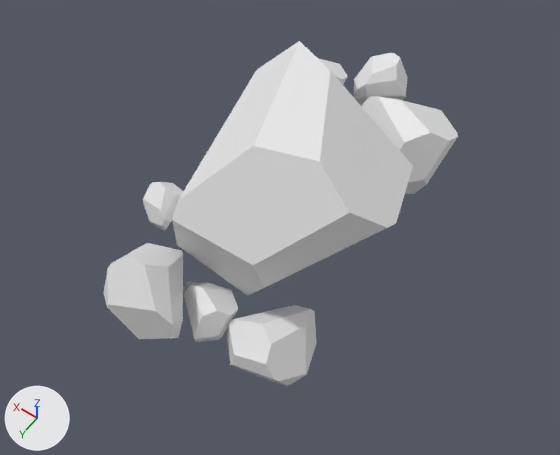
An edit to the Blender file Assets/Rendering/Models/Items/iron.blend, drawn before and after from the same camera.
Rendered twice from a 50 mm lens placed at (-0.413, 0.573, 0.835), pointed at (-0.052, 0.067, 0.04). Arrows for +X, +Y and +Z are at lower left; the lights stay in place.
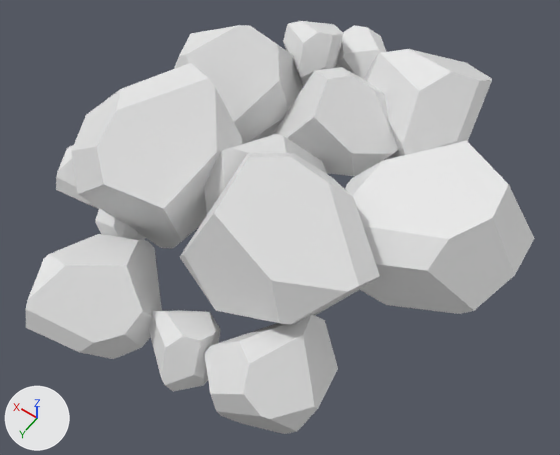
What differs and where, as boxes (x1, y1, x2, y2) in the pictures (560 x 455 px; the box of a moved part takes in the faces that stretch with it):
'Sphere', reshaped (44% wider, 20% taller)
    before: (103, 41, 458, 386)
    after: (25, 21, 535, 434)
part 1 of me_sphere, moved or reshaped
    before: (172, 41, 413, 296)
    after: (204, 134, 327, 214)
part 2 of me_sphere, moved or reshaped
    before: (103, 243, 183, 339)
    after: (25, 234, 162, 359)
part 3 of me_sphere, moved or reshaped
    before: (362, 96, 458, 194)
    after: (364, 49, 492, 160)
part 4 of me_sphere, moved or reshaped
    before: (318, 58, 347, 85)
    after: (283, 21, 343, 87)
part 5 of me_sphere, moved or reshaped
    before: (183, 282, 238, 342)
    after: (149, 310, 221, 392)
part 6 of me_sphere, moved or reshaped
    before: (226, 305, 316, 386)
    after: (204, 315, 338, 434)
part 7 of me_sphere, moved or reshaped
    before: (354, 53, 408, 104)
    after: (336, 25, 386, 79)
part 8 of me_sphere, moved or reshaped
    before: (143, 182, 184, 231)
    after: (95, 208, 145, 240)
part 9 of me_sphere, added
    after: (174, 25, 303, 144)
part 10 of me_sphere, added
    after: (273, 67, 399, 176)
part 11 of me_sphere, added
    after: (345, 141, 535, 314)
part 12 of me_sphere, added
    after: (180, 153, 380, 325)
part 13 of me_sphere, added
    after: (71, 63, 242, 248)
part 14 of me_sphere, added
    after: (56, 146, 99, 209)

The change, as a list of edits to the scene's bpy script:
```text
Change me_sphere:
    where me_sphere.from_pydata(...)  # 224 vertices, 128 faces; spans x -0.208..0.124, y -0.256..0.288, z -0.083..0.243
    me_sphere part 1: the loose piece of 28 vertices spanning x -0.208..0.086, y -0.111..0.188, z -0.041..0.243 is multiplied about its middle by the matrix ((-0.007, 0.155, 0.598), (-0.099, 0.59, -0.154), (-0.61, -0.098, 0.018)), then moved by (0.037, 0.011, -0.039)
    me_sphere part 2: the loose piece of 28 vertices spanning x -0.031..0.082, y 0.169..0.288, z -0.044..0.093 is multiplied about its middle by the matrix ((-0.683, 0.985, 0.53), (0.494, -0.292, 1.178), (1.003, 0.813, -0.219)), then moved by (0.054, 0.043, -0.012)
    me_sphere part 3: the loose piece of 28 vertices spanning x -0.178..-0.023, y -0.208..-0.075, z -0.025..0.115 is multiplied about its middle by the matrix ((1.254, -0.002, 0.378), (0.052, 1.299, -0.165), (-0.375, 0.173, 1.243)), then moved by (-0.003, -0.042, 0.025)
    me_sphere part 4: the loose piece of 28 vertices spanning x 0.001..0.088, y -0.192..-0.118, z 0.036..0.115 is turned 20 degrees about the y axis through the mesh origin and scaled by 1.31
    me_sphere part 5: the loose piece of 28 vertices spanning x -0.071..0.015, y 0.163..0.238, z -0.052..0.027 is turned 20 degrees about the y axis through the mesh origin and scaled by 1.31
    me_sphere part 6: the loose piece of 28 vertices spanning x -0.181..-0.061, y 0.114..0.234, z -0.083..0.032 is turned 20 degrees about the y axis through the mesh origin and scaled by 1.31
    me_sphere part 7: the loose piece of 28 vertices spanning x -0.067..0.009, y -0.256..-0.183, z 0.024..0.104 is multiplied about its middle by the matrix ((-0.016, -1.287, 0.241), (1.309, -0.008, 0.045), (-0.042, 0.242, 1.287)), then moved by (0.047, -0.048, -0.017)
    me_sphere part 8: the loose piece of 28 vertices spanning x 0.073..0.124, y 0.094..0.153, z 0.007..0.076 is turned 20 degrees about the y axis through the mesh origin and scaled by 1.31
    me_sphere part 9: the loose piece of 28 vertices spanning x 0.001..0.088, y -0.192..-0.118, z 0.036..0.115 is copied, and the copy is multiplied about its middle by the matrix ((0.344, -2.25, -2.0), (1.944, -1.371, 1.877), (-2.299, -1.497, 1.287)), then moved by (0.11, 0.062, -0.06); it spans x 0.048..0.275, y -0.217..0.035, z -0.085..0.167
    me_sphere part 10: the loose piece of 28 vertices spanning x -0.067..0.009, y -0.256..-0.183, z 0.024..0.104 is copied, and the copy is multiplied about its middle by the matrix ((0.002, 1.009, -1.68), (1.933, -0.277, -0.164), (-0.322, -1.657, -0.996)), then moved by (0.006, 0.103, -0.005); it spans x -0.119..0.057, y -0.187..-0.045, z -0.02..0.149
    me_sphere part 11: the loose piece of 28 vertices spanning x -0.208..0.086, y -0.111..0.188, z -0.041..0.243 is copied, and the copy is multiplied about its middle by the matrix ((-0.513, -0.495, 0.248), (-0.254, 0.511, 0.494), (-0.492, 0.252, -0.515)), then moved by (-0.15, -0.056, -0.02); it spans x -0.337..-0.105, y -0.147..0.104, z -0.044..0.171
    me_sphere part 12: the loose piece of 28 vertices spanning x -0.181..-0.061, y 0.114..0.234, z -0.083..0.032 is copied, and the copy is multiplied about its middle by the matrix ((0.901, -0.957, -1.2), (-1.517, -0.34, -0.867), (0.237, 1.462, -0.988)), then moved by (0.033, -0.038, 0.128); it spans x -0.221..0.018, y 0.024..0.224, z -0.002..0.215
    me_sphere part 13: the loose piece of 28 vertices spanning x 0.073..0.124, y 0.094..0.153, z 0.007..0.076 is copied, and the copy is multiplied about its middle by the matrix ((-2.669, -2.201, 0.381), (1.085, -1.797, -2.775), (1.952, -2.01, 2.065)), then moved by (0.011, -0.024, 0.064); it spans x 0.026..0.216, y 0.0..0.205, z -0.024..0.196
    me_sphere part 14: the loose piece of 28 vertices spanning x 0.073..0.124, y 0.094..0.153, z 0.007..0.076 is copied, and the copy is multiplied about its middle by the matrix ((-0.353, 1.484, 0.899), (0.264, -0.86, 1.524), (1.714, 0.438, -0.05)), then moved by (0.112, 0.008, -0.006); it spans x 0.156..0.262, y 0.061..0.189, z -0.009..0.08
```
